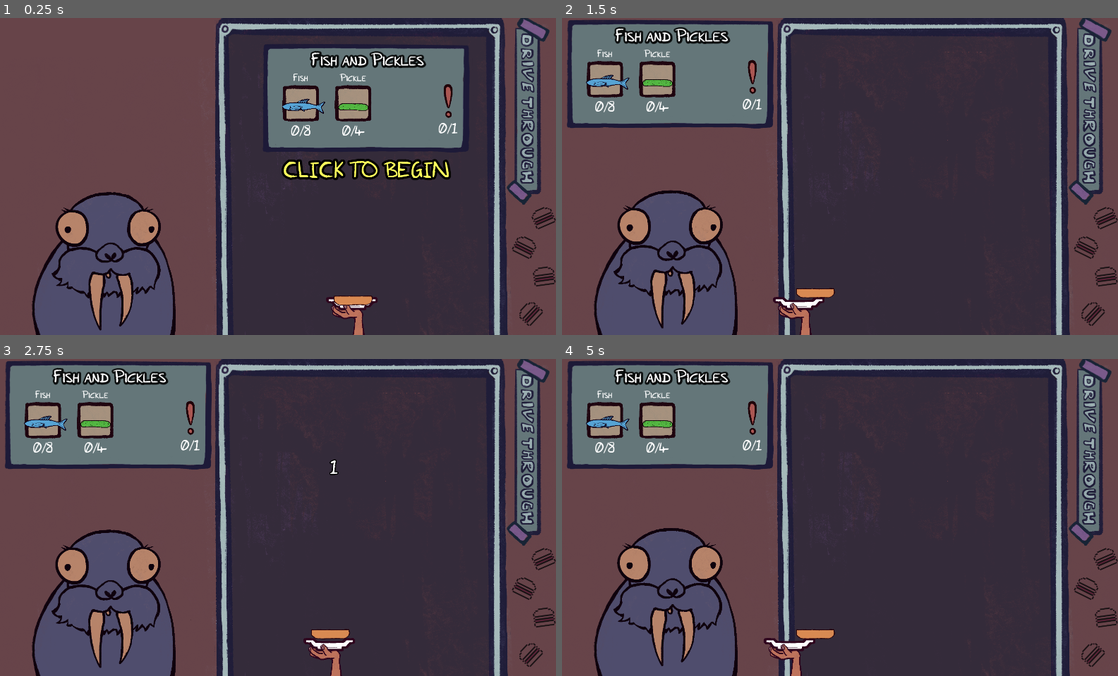
Above: before the commit, frames 1-4 (two rows, left to right).
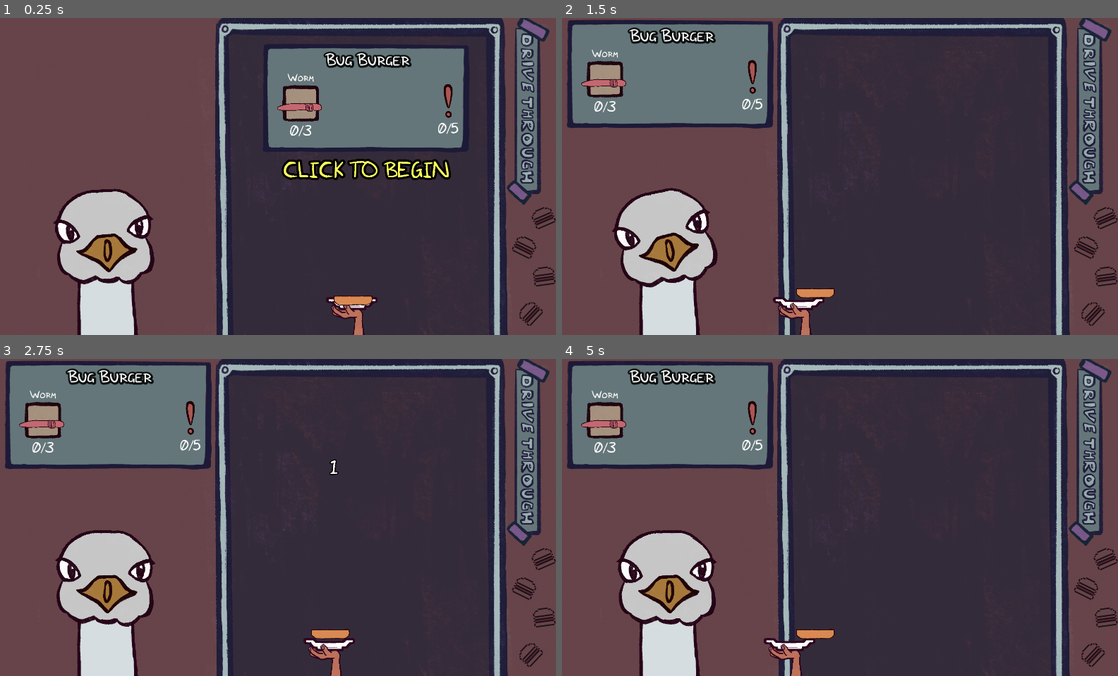
Above: after the commit, the same moments.

Repository: SirLich/funky-drive-through
Game: Godot game, scene res://game.tscn
Two runs of this game, one before a commit and one after it. Both use one fixed random seed, a clock stepped at 60 frames per second and the inputs below.
Inputs (mouse positions are in pixels of both pictures, inside the frame that each line leads up to):
- Up to frame 1 (0.25 s): no input
- Up to frame 2 (1.5 s): tap Enter at 0.5, 1.25 s; move the mouse to (962, 160) at 0.52 s; press the mouse at (962, 160) at 0.53 s; move the mouse to (723, 192) at 1.27 s; release the mouse at (723, 192) at 1.28 s; click (723, 192) at 1.35 s
- Up to frame 3 (2.75 s): tap Enter at 2 s; move the mouse to (328, 447) at 2.02 s; press the mouse at (328, 447) at 2.03 s
- Up to frame 4 (5 s): tap Enter at 2.75, 3.5, 4.25 s; move the mouse to (806, 580) at 2.77 s; release the mouse at (806, 580) at 2.78 s; click (806, 580) at 2.85 s; move the mouse to (1006, 565) at 3.52 s; press the mouse at (1006, 565) at 3.53 s; move the mouse to (667, 469) at 4.27 s; release the mouse at (667, 469) at 4.28 s; click (667, 469) at 4.35 s

The runs differ from the first frame. In frame 1, 11% of the frame differs, in the area x 5-83%, y 10-100%; in frame 2, 11%; in frame 3, 11%; in frame 4, 11%, in the area x 3-37%, y 2-100%.

Commit message:
Working version

Diff:
--- /dev/null
+++ b/assets/audio_resources/button.tres
@@ -0,0 +1,7 @@
+[gd_resource type="AtlasTexture" load_steps=2 format=3 uid="uid://daiaoq7qr7b3t"]
+
+[ext_resource type="Texture2D" uid="uid://cnd1kj7020uls" path="res://assets/frame.png" id="1_duwgv"]
+
+[resource]
+atlas = ExtResource("1_duwgv")
+region = Rect2(1230.78, 128.59, 801.272, 463.295)
--- a/game.gd
+++ b/game.gd
@@ -128,6 +128,7 @@
 	dropper.prepare_for_recipe(recipe)
 
 func prepare_for_recipe(recipe : Recipe):
+	Global.is_pending_finish = false
 	self.recipe = recipe
 	hud.prepare_for_recipe(recipe)
 
--- a/global.tscn
+++ b/global.tscn
@@ -20,10 +20,14 @@
 [ext_resource type="Resource" uid="uid://dnykdn0my3pq" path="res://item_types/fish.tres" id="14_su4it"]
 [ext_resource type="Resource" uid="uid://cm4cxynvvj2bl" path="res://recipes/fish_burger.tres" id="16_k38s8"]
 [ext_resource type="Resource" uid="uid://c10uio2gylx77" path="res://recipes/normal_burger.tres" id="17_h8006"]
+[ext_resource type="Resource" uid="uid://bkrsinfgtpgk6" path="res://recipes/trash_burger.tres" id="21_jkbq6"]
+[ext_resource type="Resource" uid="uid://r5wcv78rfv5w" path="res://recipes/veggie_burger.tres" id="22_nxfsy"]
+[ext_resource type="Resource" uid="uid://cxpnffp2kw3wf" path="res://recipes/toy_burger.tres" id="23_gt8j3"]
+[ext_resource type="Resource" uid="uid://doftu3tl3sjyb" path="res://recipes/wiggly_burger.tres" id="24_00ms5"]
 
 [node name="Global" type="Node"]
 process_mode = 3
 script = ExtResource("1_c0auo")
 all_items = Array[Resource("res://item_type.gd")]([ExtResource("2_we04m"), ExtResource("3_elvlt"), ExtResource("4_tm8b5 …(249 unchanged characters)…
 top_bun = ExtResource("5_drngt")
-recipes = Array[Resource("res://recipe.gd")]([ExtResource("16_k38s8"), ExtResource("6_3outg"), ExtResource("8_0bbo8"), ExtResource("17_h8006"), ExtResource("12_d412x")])
+recipes = Array[Resource("res://recipe.gd")]([ExtResource("6_3outg"), ExtResource("8_0bbo8"), ExtResource("12_d412x"), ExtResource("17_h8006"), ExtResource("16_k38s8"), ExtResource("21_jkbq6"), ExtResource("22_nxfsy"), ExtResource("23_gt8j3"), ExtResource("24_00ms5")])
--- a/item_types/cheese.tres
+++ b/item_types/cheese.tres
@@ -8,7 +8,7 @@
 [resource]
 script = ExtResource("1_5uv8o")
 icon = ExtResource("1_p1dk6")
-color = Color(0.729412, 0.635294, 0.243137, 1)
+color = Color(0.913725, 0.615686, 0.0980392, 1)
 stacked_scene = ExtResource("4_lx4l4")
 name = "Cheese"
 scale_factor = 1.0
--- a/menu.gd
+++ b/menu.gd
@@ -4,8 +4,7 @@
 
 # Called when the node enters the scene tree for the first time.
 func _ready() -> void:
-	bird.scale = Vector2(0.4, 0.4)
-	bird.become_neutral()
+	pass
 
 func _on_texture_button_button_up() -> void:
 	get_tree().change_scene_to_file("res://game.tscn")
--- a/menu.tscn
+++ b/menu.tscn
@@ -1,16 +1,19 @@
-[gd_scene load_steps=7 format=3 uid="uid://cxhnkijr3r6v5"]
+[gd_scene load_steps=8 format=3 uid="uid://cxhnkijr3r6v5"]
 
 [ext_resource type="Script" path="res://menu.gd" id="1_iq4jb"]
-[ext_resource type="PackedScene" uid="uid://bwckprmdmmhxv" path="res://scenes/bird.tscn" id="1_rf33c"]
-[ext_resource type="Texture2D" uid="uid://cnd1kj7020uls" path="res://assets/frame.png" id="3_lawy5"]
+[ext_resource type="Texture2D" uid="uid://bldnjnijkl5f0" path="res://assets/background_menu.png" id="2_pk0yp"]
+[ext_resource type="Texture2D" uid="uid://daiaoq7qr7b3t" path="res://assets/audio_resources/button.tres" id="3_sf6ye"]
 [ext_resource type="AudioStream" uid="uid://dc5jltp41cf8q" path="res://assets/sounds/background_menu_1-2_loop.wav" id="4_3yigo"]
 
-[sub_resource type="AtlasTexture" id="AtlasTexture_muowe"]
-atlas = ExtResource("3_lawy5")
-region = Rect2(1230.78, 128.59, 801.272, 463.295)
+[sub_resource type="CompressedTexture2D" id="CompressedTexture2D_nve3i"]
+load_path = "res://.godot/imported/frame.png-b49da370ab5b416325f31bcd38e64bfc.ctex"
 
-[sub_resource type="LabelSettings" id="LabelSettings_stnm7"]
-font_size = 70
+[sub_resource type="AtlasTexture" id="AtlasTexture_3wi2x"]
+atlas = SubResource("CompressedTexture2D_nve3i")
+region = Rect2(1227.11, 80.3935, 804.942, 511.491)
+
+[sub_resource type="LabelSettings" id="LabelSettings_87itx"]
+font_size = 140
 font_color = Color(0, 0, 0, 1)
 
 [node name="Menu" type="Control"]
@@ -22,36 +25,33 @@
 grow_vertical = 2
 script = ExtResource("1_iq4jb")
 
-[node name="ColorRect" type="ColorRect" parent="."]
+[node name="TextureRect" type="TextureRect" parent="."]
 layout_mode = 0
-offset_left = -61.0
-offset_top = -35.0
-offset_right = 2024.0
-offset_bottom = 1183.0
-color = Color(0.576471, 0.780392, 0.976471, 1)
-
-[node name="Bird" parent="." instance=ExtResource("1_rf33c")]
-position = Vector2(381, 722)
+offset_right = 1923.0
+offset_bottom = 1082.0
+texture = ExtResource("2_pk0yp")
+expand_mode = 1
 
 [node name="TextureButton" type="TextureButton" parent="."]
 modulate = Color(0.321569, 0.713726, 0.729412, 1)
 layout_mode = 0
-offset_left = 1186.0
-offset_top = 81.0
-offset_right = 1789.0
-offset_bottom = 430.0
-texture_normal = SubResource("AtlasTexture_muowe")
+offset_left = 1328.0
+offset_top = 516.0
+offset_right = 1782.0
+offset_bottom = 779.0
+texture_normal = ExtResource("3_sf6ye")
+texture_hover = SubResource("AtlasTexture_3wi2x")
 ignore_texture_size = true
 stretch_mode = 0
 
 [node name="Label" type="Label" parent="TextureButton"]
 layout_mode = 0
-offset_left = 192.0
-offset_top = 133.0
-offset_right = 360.0
-offset_bottom = 229.0
+offset_left = 45.0
+offset_top = 68.0
+offset_right = 475.0
+offset_bottom = 251.0
 text = "PLAY"
-label_settings = SubResource("LabelSettings_stnm7")
+label_settings = SubResource("LabelSettings_87itx")
 
 [node name="AudioStreamPlayer" type="AudioStreamPlayer" parent="."]
 stream = ExtResource("4_3yigo")
--- a/recipes/bug_burger.tres
+++ b/recipes/bug_burger.tres
@@ -15,7 +15,7 @@
 name = "Bug Burger"
 ingredients = Array[ExtResource("1_yly5r")]([SubResource("Resource_at3lp")])
 allowed_mistakes = 5
-good_chance = 0.5
+good_chance = 0.55
 bun_chance = 0.2
 character = ExtResource("1_2ldy4")
 gravity = 450
--- a/recipes/fish_burger.tres
+++ b/recipes/fish_burger.tres
@@ -9,19 +9,19 @@
 [sub_resource type="Resource" id="Resource_bpsij"]
 script = ExtResource("2_15eea")
 type = ExtResource("3_g1wwg")
-num = 8
+num = 5
 
 [sub_resource type="Resource" id="Resource_4efpe"]
 script = ExtResource("2_15eea")
 type = ExtResource("4_8fuwv")
-num = 4
+num = 3
 
 [resource]
 script = ExtResource("1_s7l88")
 name = "Fish and Pickles"
 ingredients = Array[ExtResource("2_15eea")]([SubResource("Resource_bpsij"), SubResource("Resource_4efpe")])
-allowed_mistakes = 1
+allowed_mistakes = 2
 good_chance = 0.6
 bun_chance = 0.3
 character = ExtResource("1_x8okd")
-gravity = 500
+gravity = 600
--- a/recipes/normal_burger.tres
+++ b/recipes/normal_burger.tres
@@ -1,6 +1,6 @@
 [gd_resource type="Resource" script_class="Recipe" load_steps=10 format=3 uid="uid://c10uio2gylx77"]
 
-[ext_resource type="PackedScene" uid="uid://bwckprmdmmhxv" path="res://scenes/bird.tscn" id="1_d54xl"]
+[ext_resource type="PackedScene" uid="uid://bqyyp7bw0sr86" path="res://scenes/dog.tscn" id="1_e4s8i"]
 [ext_resource type="Script" path="res://recipe_item.gd" id="1_i1x2l"]
 [ext_resource type="Script" path="res://recipe.gd" id="1_wdnct"]
 [ext_resource type="Resource" uid="uid://0natumgqnctk" path="res://item_types/patty.tres" id="2_mqifa"]
@@ -10,7 +10,7 @@
 [sub_resource type="Resource" id="Resource_5akaj"]
 script = ExtResource("1_i1x2l")
 type = ExtResource("2_mqifa")
-num = 1
+num = 2
 
 [sub_resource type="Resource" id="Resource_vqmff"]
 script = ExtResource("1_i1x2l")
@@ -28,6 +28,6 @@
 ingredients = Array[ExtResource("1_i1x2l")]([SubResource("Resource_5akaj"), SubResource("Resource_vqmff"), SubResource("Resource_r0sh7")])
 allowed_mistakes = 3
 good_chance = 0.5
-bun_chance = 0.2
-character = ExtResource("1_d54xl")
-gravity = 505
+bun_chance = 0.15
+character = ExtResource("1_e4s8i")
+gravity = 550
--- a/recipes/red_meat.tres
+++ b/recipes/red_meat.tres
@@ -9,19 +9,19 @@
 [sub_resource type="Resource" id="Resource_8rj52"]
 script = ExtResource("2_2j720")
 type = ExtResource("3_dca1a")
-num = 5
+num = 3
 
 [sub_resource type="Resource" id="Resource_xgk5b"]
 script = ExtResource("2_2j720")
 type = ExtResource("4_q88rj")
-num = 1
+num = 2
 
 [resource]
 script = ExtResource("1_bdqhn")
 name = "Red Meat"
 ingredients = Array[ExtResource("2_2j720")]([SubResource("Resource_8rj52"), SubResource("Resource_xgk5b")])
-allowed_mistakes = 3
-good_chance = 0.8
-bun_chance = 0.3
+allowed_mistakes = 4
+good_chance = 0.45
+bun_chance = 0.15
 character = ExtResource("1_n4drr")
-gravity = 500
+gravity = 510
--- a/recipes/spider_burger.tres
+++ b/recipes/spider_burger.tres
@@ -21,7 +21,7 @@
 name = "Spider Burger"
 ingredients = Array[ExtResource("1_i6mgj")]([SubResource("Resource_0ctlr"), SubResource("Resource_2k360")])
 allowed_mistakes = 4
-good_chance = 0.4
+good_chance = 0.5
 bun_chance = 0.15
 character = ExtResource("1_y0qs8")
 gravity = 490
--- /dev/null
+++ b/recipes/toy_burger.tres
@@ -0,0 +1,21 @@
+[gd_resource type="Resource" script_class="Recipe" load_steps=6 format=3 uid="uid://cxpnffp2kw3wf"]
+
+[ext_resource type="Script" path="res://recipe.gd" id="1_c8hux"]
+[ext_resource type="PackedScene" uid="uid://bqyyp7bw0sr86" path="res://scenes/dog.tscn" id="1_hu8fd"]
+[ext_resource type="Script" path="res://recipe_item.gd" id="2_re3h0"]
+[ext_resource type="Resource" uid="uid://ur8o6aoa0roc" path="res://item_types/unicorn.tres" id="3_gjb1x"]
+
+[sub_resource type="Resource" id="Resource_4j0sn"]
+script = ExtResource("2_re3h0")
+type = ExtResource("3_gjb1x")
+num = 1
+
+[resource]
+script = ExtResource("1_c8hux")
+name = "Toy Burger"
+ingredients = Array[ExtResource("2_re3h0")]([SubResource("Resource_4j0sn")])
+allowed_mistakes = 100
+good_chance = 1.0
+bun_chance = 0.0
+character = ExtResource("1_hu8fd")
+gravity = 50
--- /dev/null
+++ b/recipes/trash_burger.tres
@@ -0,0 +1,33 @@
+[gd_resource type="Resource" script_class="Recipe" load_steps=10 format=3 uid="uid://bkrsinfgtpgk6"]
+
+[ext_resource type="Script" path="res://recipe.gd" id="1_3g8ry"]
+[ext_resource type="PackedScene" uid="uid://dhge2q7r58cps" path="res://scenes/walrus.tscn" id="1_7wsw6"]
+[ext_resource type="Script" path="res://recipe_item.gd" id="2_74634"]
+[ext_resource type="Resource" uid="uid://y3g8isvibqsa" path="res://item_types/can.tres" id="3_5ew8a"]
+[ext_resource type="Resource" uid="uid://gpvcw7cmcvjt" path="res://item_types/shoe.tres" id="4_yy1li"]
+[ext_resource type="Resource" uid="uid://ur8o6aoa0roc" path="res://item_types/unicorn.tres" id="5_cwu4v"]
+
+[sub_resource type="Resource" id="Resource_uxfa5"]
+script = ExtResource("2_74634")
+type = ExtResource("3_5ew8a")
+num = 2
+
+[sub_resource type="Resource" id="Resource_e5de7"]
+script = ExtResource("2_74634")
+type = ExtResource("4_yy1li")
+num = 2
+
+[sub_resource type="Resource" id="Resource_03ioe"]
+script = ExtResource("2_74634")
+type = ExtResource("5_cwu4v")
+num = 2
+
+[resource]
+script = ExtResource("1_3g8ry")
+name = "Sparkly Trash"
+ingredients = Array[ExtResource("2_74634")]([SubResource("Resource_uxfa5"), SubResource("Resource_e5de7"), SubResource("Resource_03ioe")])
+allowed_mistakes = 1
+good_chance = 0.45
+bun_chance = 0.1
+character = ExtResource("1_7wsw6")
+gravity = 620
--- /dev/null
+++ b/recipes/veggie_burger.tres
@@ -0,0 +1,33 @@
+[gd_resource type="Resource" script_class="Recipe" load_steps=10 format=3 uid="uid://r5wcv78rfv5w"]
+
+[ext_resource type="PackedScene" uid="uid://bwckprmdmmhxv" path="res://scenes/bird.tscn" id="1_8sp3f"]
+[ext_resource type="Script" path="res://recipe_item.gd" id="1_nes6u"]
+[ext_resource type="Script" path="res://recipe.gd" id="1_npdxe"]
+[ext_resource type="Resource" uid="uid://q6fa3t2063uj" path="res://item_types/tomato.tres" id="2_o2lyb"]
+[ext_resource type="Resource" uid="uid://xd01ccv1itdl" path="res://item_types/eggplant.tres" id="3_lf5ob"]
+[ext_resource type="Resource" uid="uid://bpdphbdmki6ua" path="res://item_types/pickle.tres" id="4_bptjw"]
+
+[sub_resource type="Resource" id="Resource_6c4jw"]
+script = ExtResource("1_nes6u")
+type = ExtResource("2_o2lyb")
+num = 3
+
+[sub_resource type="Resource" id="Resource_qwqio"]
+script = ExtResource("1_nes6u")
+type = ExtResource("3_lf5ob")
+num = 2
+
+[sub_resource type="Resource" id="Resource_8slxj"]
+script = ExtResource("1_nes6u")
+type = ExtResource("4_bptjw")
+num = 1
+
+[resource]
+script = ExtResource("1_npdxe")
+name = "Veggie Delight"
+ingredients = Array[ExtResource("1_nes6u")]([SubResource("Resource_6c4jw"), SubResource("Resource_qwqio"), SubResource("Resource_8slxj")])
+allowed_mistakes = 0
+good_chance = 0.7
+bun_chance = 0.4
+character = ExtResource("1_8sp3f")
+gravity = 620
--- /dev/null
+++ b/recipes/wiggly_burger.tres
@@ -0,0 +1,33 @@
+[gd_resource type="Resource" script_class="Recipe" load_steps=10 format=3 uid="uid://doftu3tl3sjyb"]
+
+[ext_resource type="PackedScene" uid="uid://dhge2q7r58cps" path="res://scenes/walrus.tscn" id="1_bp8m3"]
+[ext_resource type="Script" path="res://recipe.gd" id="1_tc4q3"]
+[ext_resource type="Script" path="res://recipe_item.gd" id="2_7die1"]
+[ext_resource type="Resource" uid="uid://l2kx6vi2yus8" path="res://item_types/worm.tres" id="3_weqdl"]
+[ext_resource type="Resource" uid="uid://dnykdn0my3pq" path="res://item_types/fish.tres" id="4_817ib"]
+[ext_resource type="Resource" uid="uid://bktwpessi4585" path="res://item_types/spider.tres" id="5_7bvcr"]
+
+[sub_resource type="Resource" id="Resource_jlctb"]
+script = ExtResource("2_7die1")
+type = ExtResource("3_weqdl")
+num = 3
+
+[sub_resource type="Resource" id="Resource_btyo5"]
+script = ExtResource("2_7die1")
+type = ExtResource("4_817ib")
+num = 3
+
+[sub_resource type="Resource" id="Resource_nsdd4"]
+script = ExtResource("2_7die1")
+type = ExtResource("5_7bvcr")
+num = 3
+
+[resource]
+script = ExtResource("1_tc4q3")
+name = "Wiggly Burger"
+ingredients = Array[ExtResource("2_7die1")]([SubResource("Resource_jlctb"), SubResource("Resource_btyo5"), SubResource("Resource_nsdd4")])
+allowed_mistakes = 3
+good_chance = 0.6
+bun_chance = 0.1
+character = ExtResource("1_bp8m3")
+gravity = 700
--- a/scenes/dog.tscn
+++ b/scenes/dog.tscn
@@ -426,6 +426,7 @@
 stream = SubResource("AudioStreamRandomizer_3hdi5")
 
 [node name="AnimationPlayer" type="AnimationPlayer" parent="."]
+process_mode = 3
 libraries = {
 "": SubResource("AnimationLibrary_qkxc0")
 }
Binary file added: assets/background_menu.png
Not shown, added: assets/background_menu.png.import
Not shown: 1 places in global.tscn that only renumber resources
